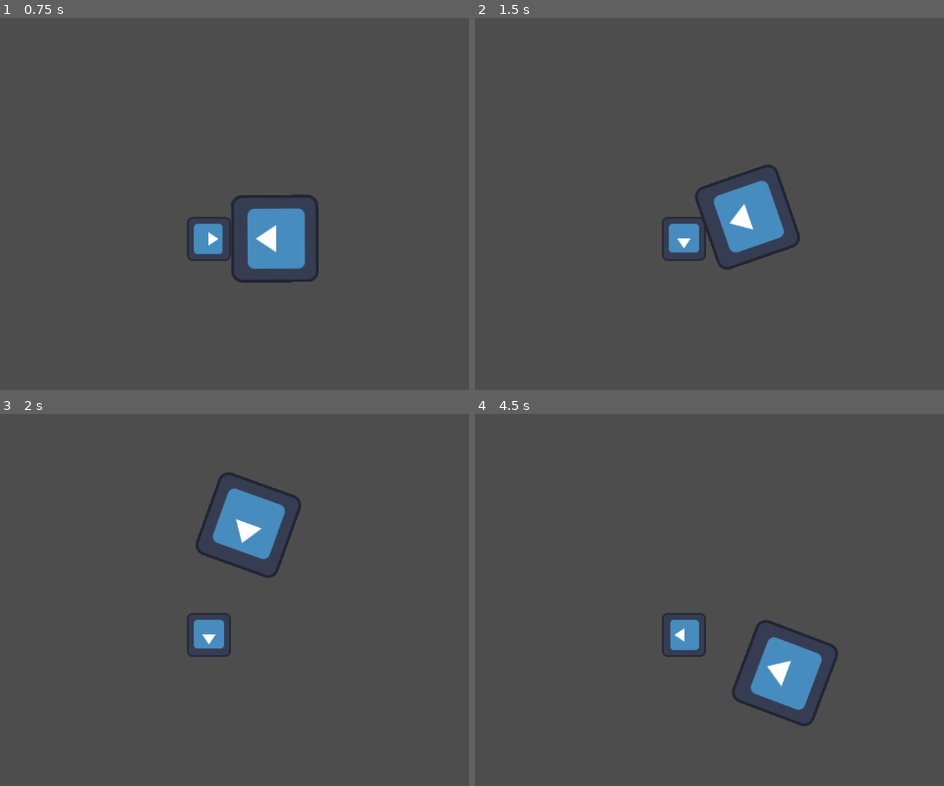
Above: before the commit, frames 1-4 (two rows, left to right).
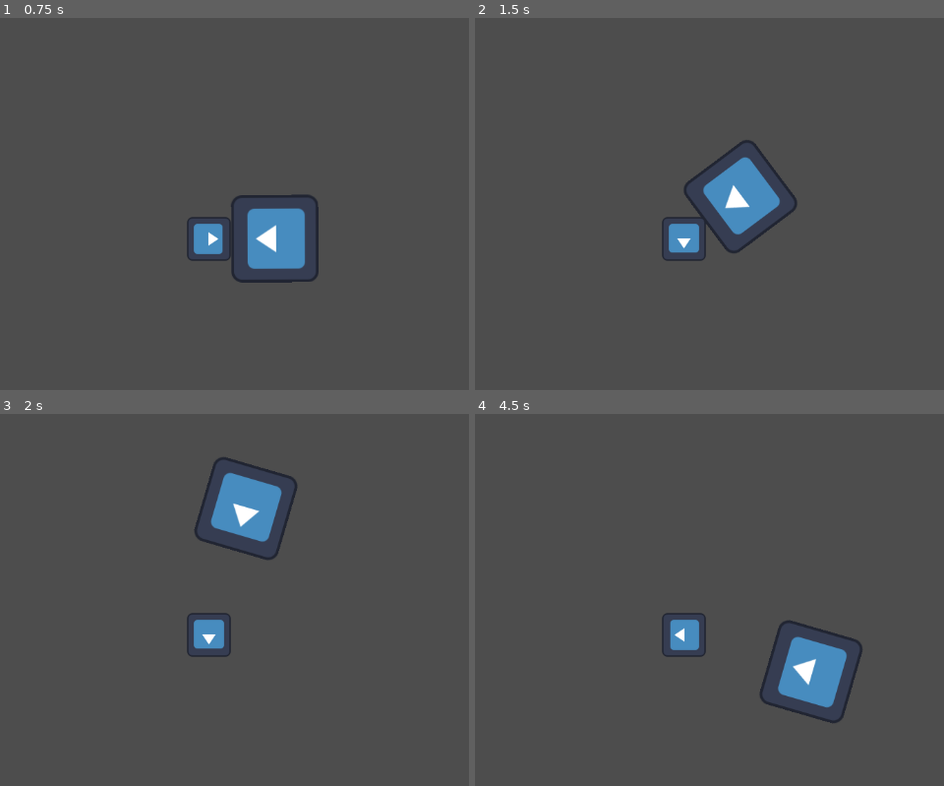
Above: after the commit, the same moments.

Repository: questionmark5482/Beat-Hunter
Game: Godot game, scene res://Scenes/stage.tscn
Same seed, same stepped clock (60 frames per second), same inputs: the game is played once before the commit and once after it. The engine's default icon, where the game draws it, is replaced by a stand-in: a white triangle on a blue panel in a dark square.
Inputs:
- Up to frame 1 (0.75 s): tap Enter at 0.5 s; hold Right (ui_right) from 0.53 s (still down); hold J (attack) from 0.53 s (still down)
- Up to frame 2 (1.5 s): tap Space (dance) at 0.8, 1.25, 1.35 s; release Right (ui_right) at 1.28 s; release J (attack) at 1.28 s; hold Down (ui_down) from 1.28 s (still down)
- Up to frame 3 (2 s): keep holding Down (ui_down); tap K (defend) at 1.55 s
- Up to frame 4 (4.5 s): release Down (ui_down) at 2.03 s; hold Right (ui_right) 2.03-2.78 s; hold K (defend) 2.03-2.78 s; tap L (dodge) at 2.3, 2.85 s; hold Up (ui_up) 2.78-3.53 s; tap J (attack) at 3.05 s; hold J (attack) 3.53-4.28 s; hold Left (ui_left) from 3.53 s (still down); tap Space (dance) at 3.8, 4.35 s

Frame 1 is identical in both runs. In frame 2, 2.8% of the frame differs, in the area x 44-70%, y 32-68%; in frame 3, 2.7%; in frame 4, 3.2%, in the area x 54-83%, y 55-84%.
Error after the commit: Parse Error: Identifier "input_upper_bound" not declared in the current scope. (res://Scripts/BeatsManager.gd:35)

Commit message:
test align with beats

Diff:
--- a/Scenes/player.tscn
+++ b/Scenes/player.tscn
@@ -30,9 +30,6 @@
 [node name="AudioStreamPlayer" type="AudioStreamPlayer" parent="."]
 stream = ExtResource("3_ql4p5")
 
-[node name="Dance_move_timer" type="Timer" parent="."]
-one_shot = true
-
 [node name="Weapon" type="Node2D" parent="."]
 script = ExtResource("5_gj0c2")
 attack_move = ExtResource("2_5deqr")
@@ -46,5 +43,4 @@
 [node name="Attack_timer" type="Timer" parent="Weapon"]
 one_shot = true
 
-[connection signal="timeout" from="Dance_move_timer" to="." method="_on_dance_move_timer_timeout"]
 [connection signal="timeout" from="Weapon/Attack_timer" to="Weapon" method="_on_attack_timer_timeout"]
--- a/Scripts/BeatsManager.gd
+++ b/Scripts/BeatsManager.gd
@@ -1,4 +1,6 @@
 extends Node2D
+class_name Beats_manager
+
 var beat_timer: Timer
 var audio_player: AudioStreamPlayer
 
@@ -10,6 +12,9 @@
 var current_beat_time: float
 var previous_time = 0
 
+var input_tolerance: float = 1. / 8.   # in the unit of beat!
+var input_bias: float = 0
+
 
 # Called when the node enters the scene tree for the first time.
 func _ready():
@@ -18,14 +23,27 @@
 	beat_timer.start()
 	start_time = Time.get_unix_time_from_system()
 	audio_player = get_node("AudioStreamPlayer")
-	pass # Replace with function body.
+	print(input_tolerance)
 
 
 # Called every frame. 'delta' is the elapsed time since the previous frame.
 func _process(delta):
 	pass
 
+func is_on_beat(input_time_global: float) -> bool:
+	var input_time = input_time_global - start_time
+	if input_time < input_upper_bound and input_time > input_lower_bound:
+		return true
+	else:
+		return false
 
+func time_to_following_beat(n: int) -> float:
+	var current_time = Time.get_unix_time_from_system() - start_time
+	return n * beat_interval + current_time - current_beat_time
+
+
+
+# Callbacks
 func _on_timer_timeout():
 	current_beat += 1
 #	audio_player.play()
--- a/Scripts/Player_state_machine.gd
+++ b/Scripts/Player_state_machine.gd
@@ -25,10 +25,10 @@
 
 # Other nodes to be taken down in _ready()
 var monster
+var beats_manager: Beats_manager
 
 # Child nodes: to be taken down in _ready()
 var audio_player: AudioStreamPlayer
-var dance_move_timer: Timer
 var health_bar: Health_bar
 var weapon
 
@@ -39,15 +39,16 @@
 
 	# Get necessary child nodes:
 	audio_player = get_node("AudioStreamPlayer")
-	dance_move_timer = get_node("Dance_move_timer")
 	health_bar = Health_bar.new(3)
 	weapon = get_node("Weapon")
 
 	# Get other nodes:
 	monster = get_parent().get_node("Monster")
+	beats_manager = get_parent().get_node("BeatsManager")
 
 	# Connect signals:
 	health_bar.health_changed.connect(_on_health_changed)
+	weapon.fired.connect(_on_weapon_fired)
 
 func _physics_process(delta):
 	match current_state:
@@ -67,19 +68,9 @@
 	move_and_slide()
 
 func handle_dance_state(delta):
-#	match current_substate:
-#		SUBSTATE_ATTACK:
-#			handle_attack_substate(delta)
-#		SUBSTATE_DEFEND:
-#			handle_defend_substate(delta)
-#		SUBSTATE_DODGE:
-#			handle_dodge_substate(delta)
 	pass
 
 func handle_attack_substate(delta):
-#	print("Dance_Attack!")
-#	audio_player.play()
-#	current_substate = SUBSTATE_IDLE
 	pass
 
 func handle_defend_substate(delta):
@@ -93,14 +84,25 @@
 	pass
 
 func _input(event):
-	match current_state:
-		STATE_RUN:
-			handle_run_state_input(event)
-		STATE_DANCE:
-			handle_dance_state_input(event)
+	if event.is_action("dance") or event.is_action("attack") or event.is_action("defend") or event.is_action("dodge"):
+		if beats_manager.is_on_beat(Time.get_unix_time_from_system()):
+			match current_state:
+				STATE_RUN:
+					handle_run_state_input(event)
+				STATE_DANCE:
+					handle_dance_state_input(event)
+		else:
+			print("Input not on beat!")
+
+#	match current_state:
+#		STATE_RUN:
+#			handle_run_state_input(event)
+#		STATE_DANCE:
+#			handle_dance_state_input(event)
+
 
 func handle_run_state_input(event):
-	if event.is_action_pressed("dance"):
+	if event.is_action("dance"):
 #		print("Enter Dance State")
 		current_state = STATE_DANCE
 		current_substate = SUBSTATE_IDLE
@@ -139,23 +141,12 @@
 	pass
 
 
-func _on_dance_move_timer_timeout():
-	print("executing attack")
-	weapon.execute_attack()
 
-#func start_attack(input_attack_move: Attack_move):
-##	print("Starting " + input_attack_move.attack_name + ", delay = " + str(input_attack_move.delay))
-#	dance_move_timer.start(input_attack_move.delay)
-##	health_bar.decrease_health(1)
-#
-#func execute_attack(input_attack_move):
-#	audio_player.play()
-##	print(str(input_attack_move.attack_name) + "! Damage = " + str(input_attack_move.damage))
-#	print(attack_area.get_overlapping_bodies())
-#	if monster in attack_area.get_overlapping_bodies():
-#		monster.health_bar.decrease_health(1)
 
-	current_substate = SUBSTATE_IDLE
 
+# Callbacks
 func _on_health_changed():
 	pass
+
+func _on_weapon_fired(damaged_bodies, damage):
+	current_substate = SUBSTATE_IDLE
Not shown, changed: To-do List.txt
